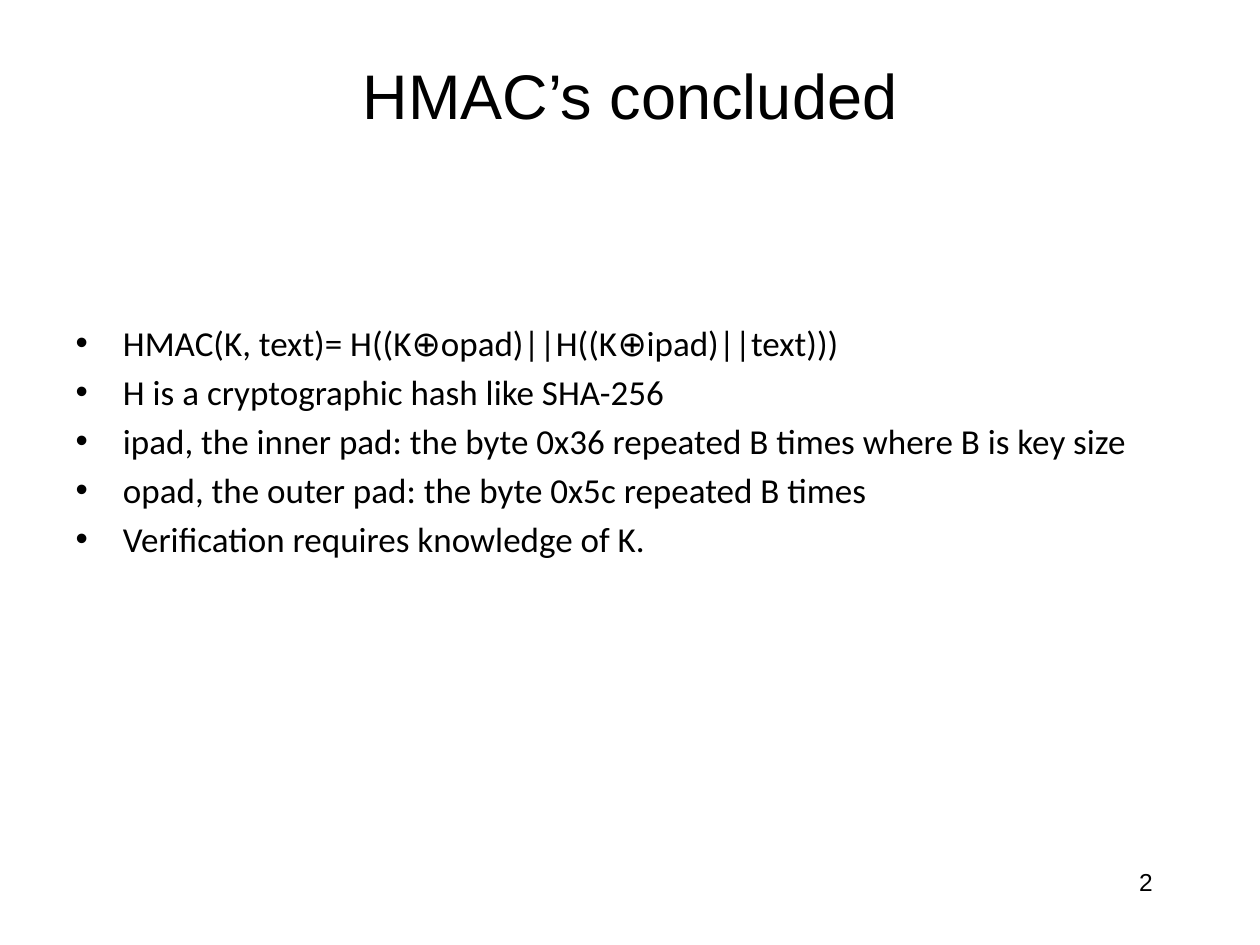
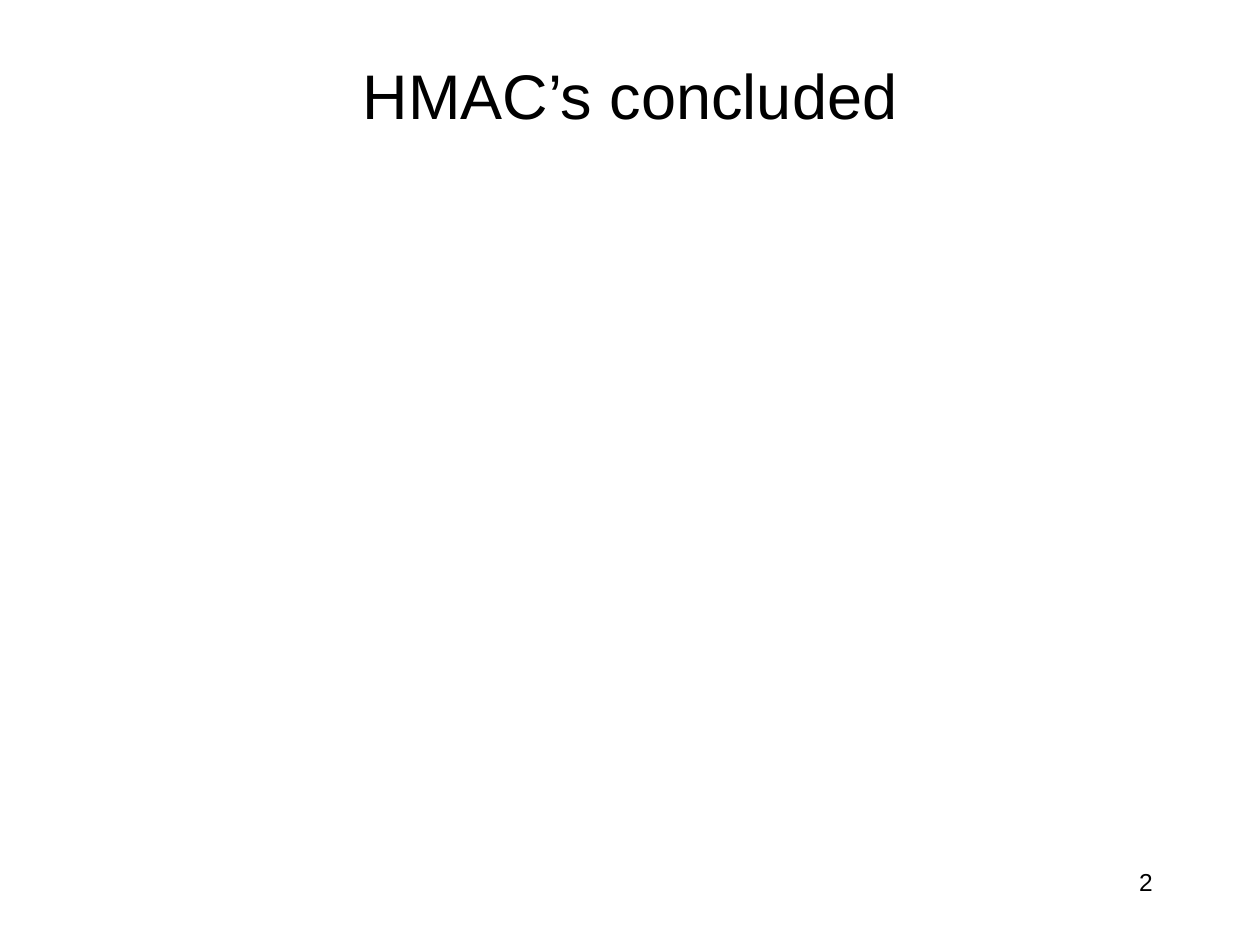
Before and after one commit to jlmucb/class_notes, a slide deck: slide 2 of BerkeleyClass/CS290Spring2013/Lectures/Cryptoclass8.pptx. Drawn at 1260x945 pixels with LibreOffice and Linux fonts; fonts in the diff are those of the drawing; grey boxes stand for pictures. Boxes give left, top, right and bottom in pixels: in the first picture for what was removed or moved away, otherwise in the second. Text is boxed around its words. In the diff, an @@ line names an element or a change of style, - is before the commit and + after.

```diff
--- a/BerkeleyClass/CS290Spring2013/Lectures/Cryptoclass8.pptx
+++ b/BerkeleyClass/CS290Spring2013/Lectures/Cryptoclass8.pptx
@@ text removed at bbox=[123, 330, 1125, 558] @@
-• HMAC(K, text)= H((K⊕opad)||H((K⊕ipad)||text)))
-• H is a cryptographic hash like SHA-256
-• ipad, the inner pad: the byte 0x36 repeated B times where B is key size
-• opad, the outer pad: the byte 0x5c repeated B times
-• Verification requires knowledge of K.
```
Also in this commit, not shown: 7 other slides changed, 1 other file.
